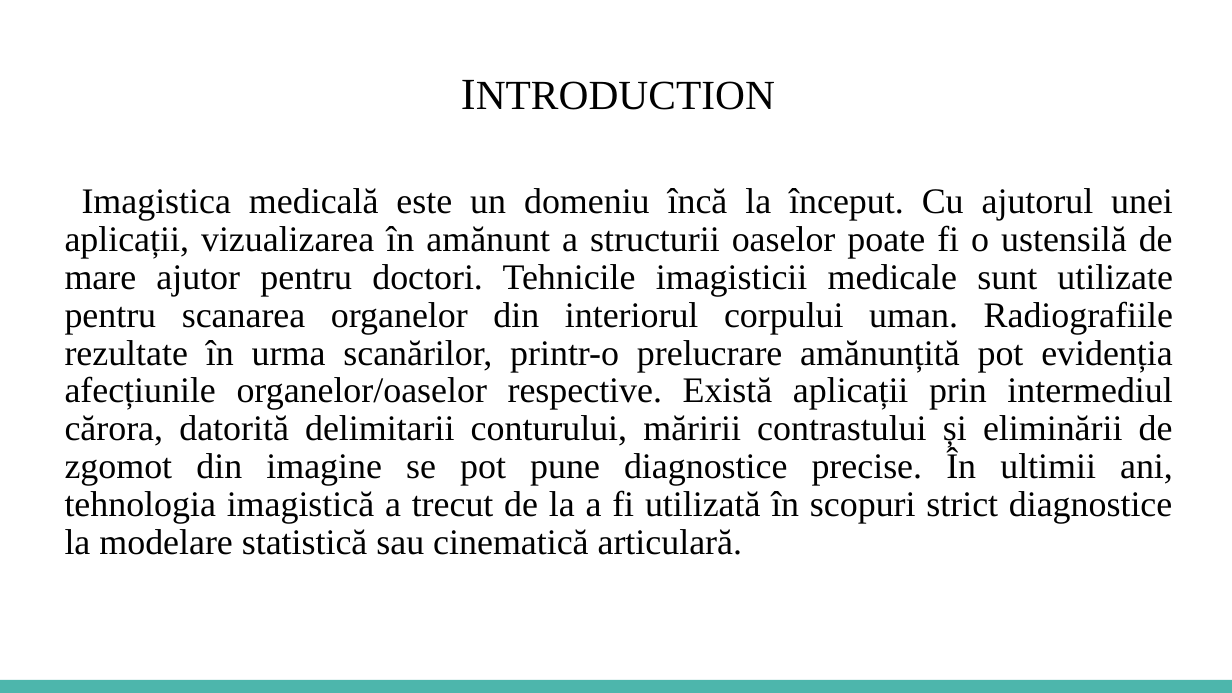
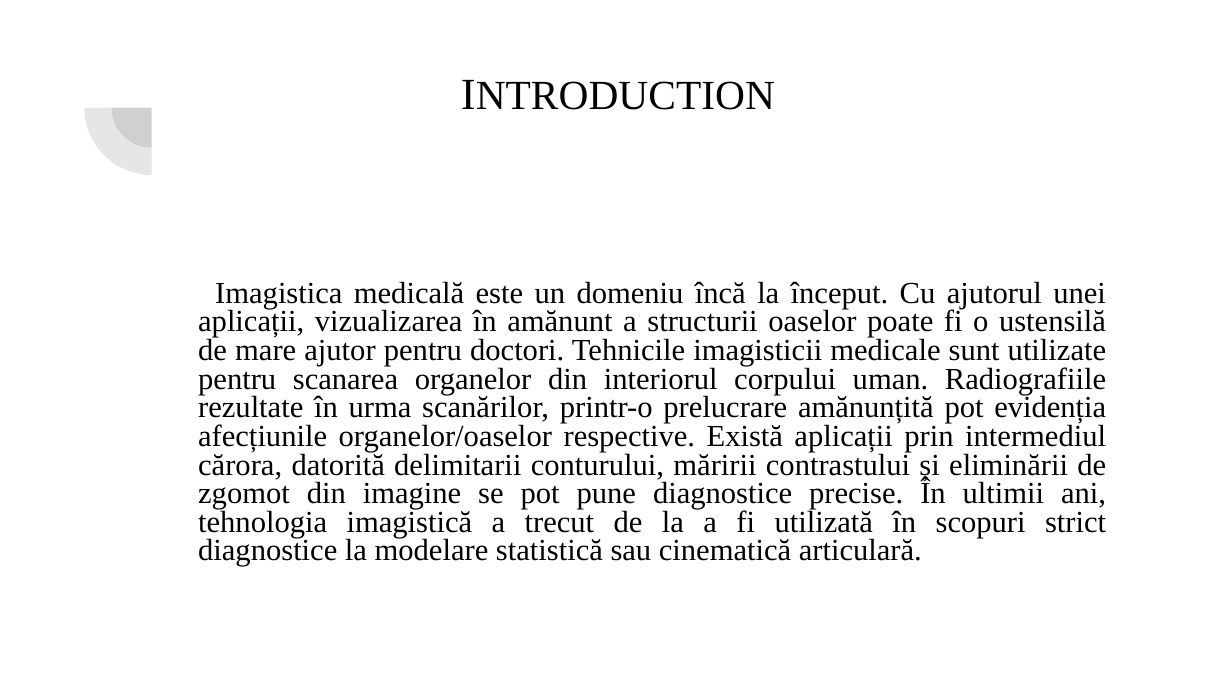
Before and after one commit to VedereArtificiala/prelucrareaimaginilor-proiect-1309b_pim05, a slide deck: slide 2 of Prezentare Gorcea_Baschir.pptx. Drawn at 1232x693 pixels with LibreOffice and Linux fonts; fonts in the diff are those of the drawing. Boxes give left, top, right and bottom in pixels: in the first picture for what was removed or moved away, otherwise in the second. Text is boxed around its words. In the diff, an @@ line names an element or a change of style, - is before the commit and + after.

```diff
--- a/Prezentare Gorcea_Baschir.pptx
+++ b/Prezentare Gorcea_Baschir.pptx
@@ pie slice (boxed as its full ellipse) added at (x1=84, y1=41, x2=218, y2=175), fill #424242 at 13% opacity @@
@@ pie slice (boxed as its full ellipse) added at (x1=112, y1=68, x2=192, y2=148), fill #424242 at 13% opacity @@
@@ text "Imagistica medicală este un domeniu ..." moved from (x1=65, y1=188, x2=1173, y2=555) to (x1=198, y1=281, x2=1106, y2=567) @@
@@ text "Imagistica medicală este un domeniu ..." at (x1=198, y1=281, x2=1106, y2=567): size 21 to 17.9 pt; line spacing 0.89 to 0.79 @@
@@ rectangle removed at (x1=0, y1=680, x2=1232, y2=693) @@
```
Also in this commit, not shown: 6 other slides changed, 3 slides added, 1 other file.
